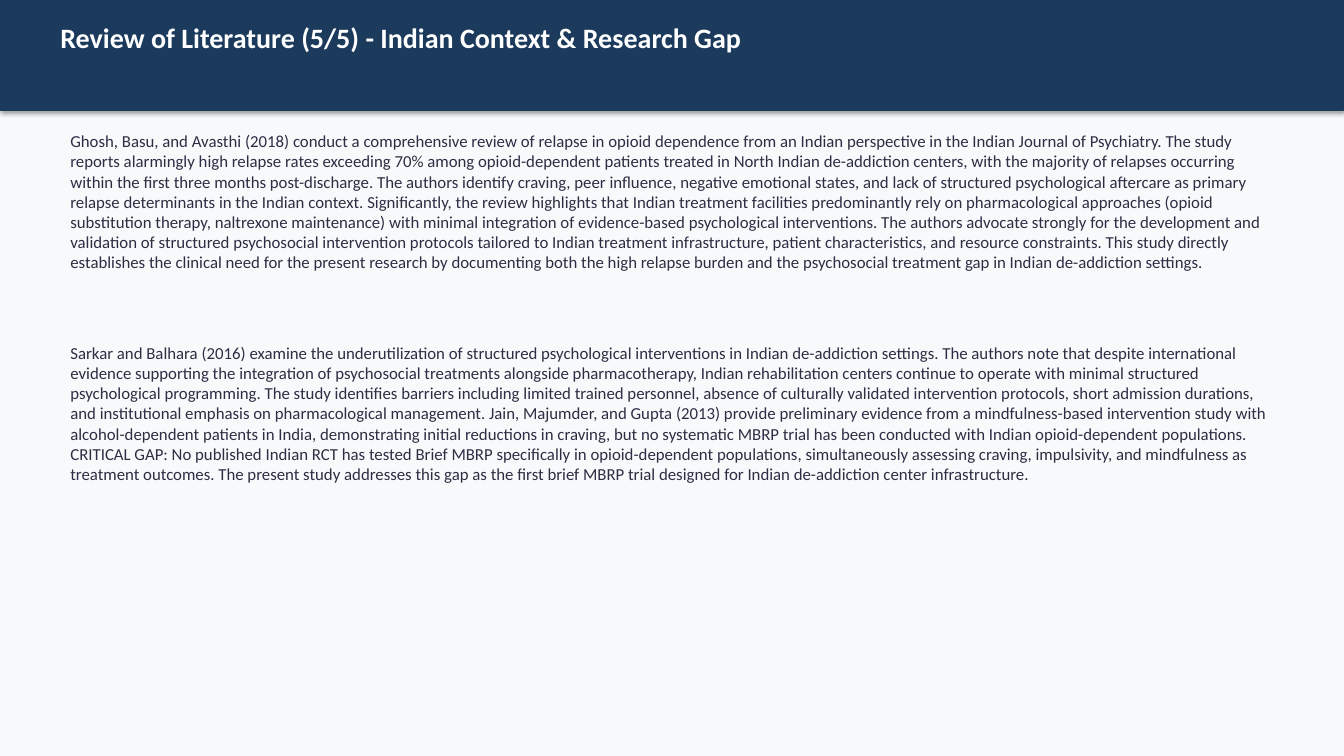
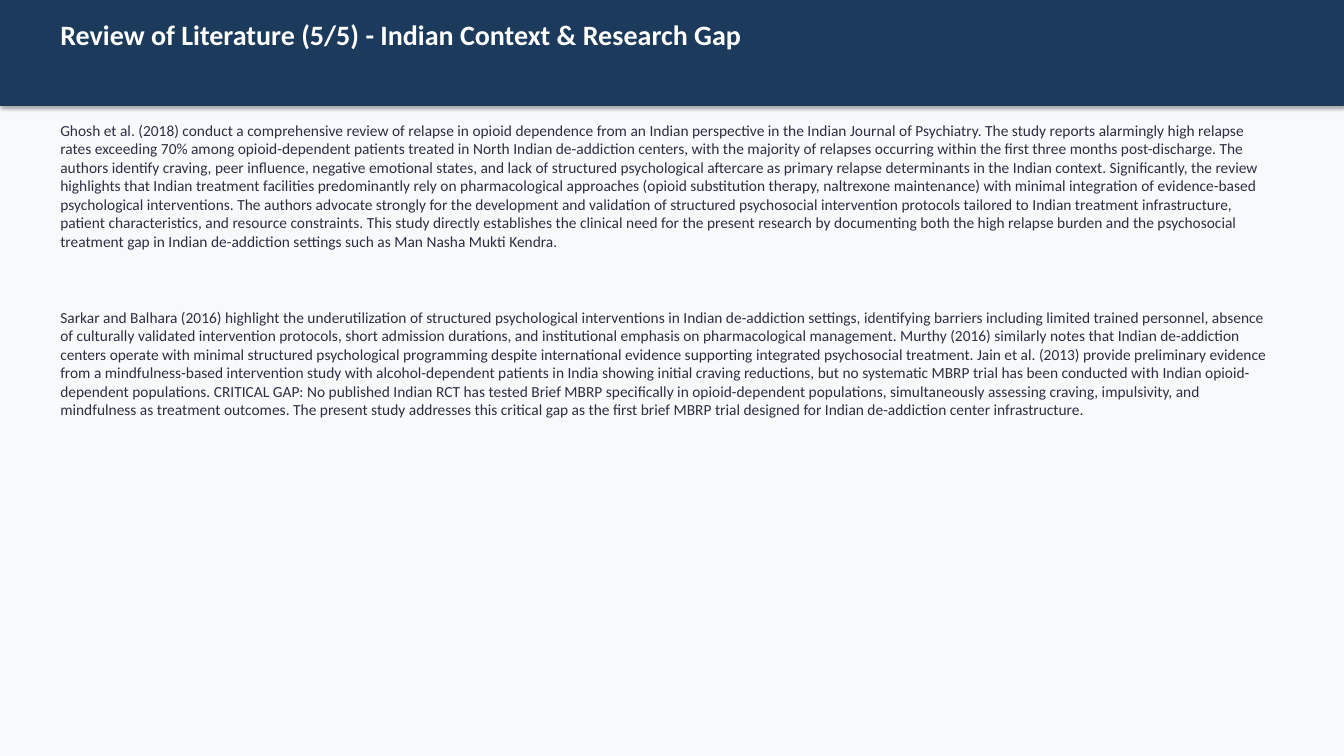
Before and after one commit to tejasdangodra786-byte/Dango-kiro, a slide deck: slide 12 of MBRP_Research_Synopsis_PPT.pptx. Drawn at 1344x756 pixels with LibreOffice and Linux fonts; fonts in the diff are those of the drawing. Boxes give left, top, right and bottom in pixels: in the first picture for what was removed or moved away, otherwise in the second. Text is boxed around its words. In the diff, an @@ line names an element or a change of style, - is before the commit and + after.

Commit message:
MBRP PPT v3: All corrections applied - OCDUS, 6 sessions/3 weeks, male justification, ANCOVA detail, null hypotheses, summary/conclusion, Man Nasha Mukti Kendra, APA7

```diff
--- a/MBRP_Research_Synopsis_PPT.pptx
+++ b/MBRP_Research_Synopsis_PPT.pptx
@@ rectangle: place and size @@
-rectangle at (0, 0, 1344, 111)
+rectangle at (0, 0, 1344, 106)
@@ text at (60, 125, 1266, 418): text changed; size 12 to 11 pt @@
-Ghosh, Basu, and Avasthi (2018) conduct a comprehensive review of relapse in opioid dependence from an Indian perspective in the Indian Journal of Psychiatry. The study reports alarmingly high relapse rates exceeding 70% among opioid-dependent patients treated in North Indian de-addiction centers, with the majority of relapses occurring within the first three months post-discharge. The authors identify craving, peer influence, negative emotional states, and lack of structured psychological aftercare as primary relapse determinants in the Indian context. Significantly, the review highlights that Indian treatment facilities predominantly rely on pharmacological approaches (opioid substitution therapy, naltrexone maintenance) with minimal integration of evidence-based psychological interventions. The authors advocate strongly for the development and validation of structured psychosocial intervention protocols tailored to Indian treatment infrastructure, patient characteristics, and resource constraints. This study directly establishes the clinical need for the present research by documenting both the high relapse burden and the psychosocial treatment gap in Indian de-addiction settings.
-Sarkar and Balhara (2016) examine the underutilization of structured psychological interventions in Indian de-addiction settings. The authors note that despite international evidence supporting the integration of psychosocial treatments alongside pharmacotherapy, Indian rehabilitation centers continue to operate with minimal structured psychological programming. The study identifies barriers including limited trained personnel, absence of culturally validated intervention protocols, short admission durations, and institutional emphasis on pharmacological management. Jain, Majumder, and Gupta (2013) provide preliminary evidence from a mindfulness-based intervention study with alcohol-dependent patients in India, demonstrating initial reductions in craving, but no systematic MBRP trial has been conducted with Indian opioid-dependent populations. CRITICAL GAP: No published Indian RCT has tested Brief MBRP specifically in opioid-dependent populations, simultaneously assessing craving, impulsivity, and mindfulness as treatment outcomes. The present study addresses this gap as the first brief MBRP trial designed for Indian de-addiction center infrastructure.
+Ghosh et al. (2018) conduct a comprehensive review of relapse in opioid dependence from an Indian perspective in the Indian Journal of Psychiatry. The study reports alarmingly high relapse rates exceeding 70% among opioid-dependent patients treated in North Indian de-addiction centers, with the majority of relapses occurring within the first three months post-discharge. The authors identify craving, peer influence, negative emotional states, and lack of structured psychological aftercare as primary relapse determinants in the Indian context. Significantly, the review highlights that Indian treatment facilities predominantly rely on pharmacological approaches (opioid substitution therapy, naltrexone maintenance) with minimal integration of evidence-based psychological interventions. The authors advocate strongly for the development and validation of structured psychosocial intervention protocols tailored to Indian treatment infrastructure, patient characteristics, and resource constraints. This study directly establishes the clinical need for the present research by documenting both the high relapse burden and the psychosocial treatment gap in Indian de-addiction settings such as Man Nasha Mukti Kendra.
+Sarkar and Balhara (2016) highlight the underutilization of structured psychological interventions in Indian de-addiction settings, identifying barriers including limited trained personnel, absence of culturally validated intervention protocols, short admission durations, and institutional emphasis on pharmacological management. Murthy (2016) similarly notes that Indian de-addiction centers operate with minimal structured psychological programming despite international evidence supporting integrated psychosocial treatment. Jain et al. (2013) provide preliminary evidence from a mindfulness-based intervention study with alcohol-dependent patients in India showing initial craving reductions, but no systematic MBRP trial has been conducted with Indian opioid-dependent populations. CRITICAL GAP: No published Indian RCT has tested Brief MBRP specifically in opioid-dependent populations, simultaneously assessing craving, impulsivity, and mindfulness as treatment outcomes. The present study addresses this critical gap as the first brief MBRP trial designed for Indian de-addiction center infrastructure.
```
Also in this commit, not shown: 34 other slides changed, 7 slides added, 3 slides removed, 1 other file.
